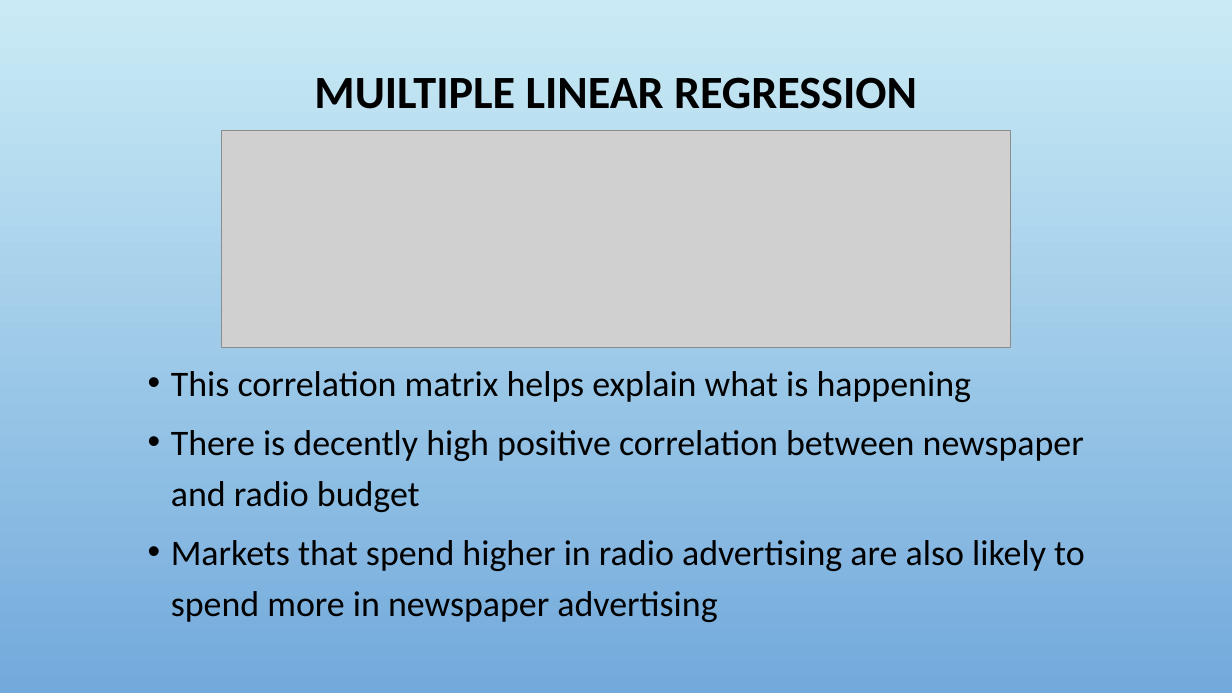
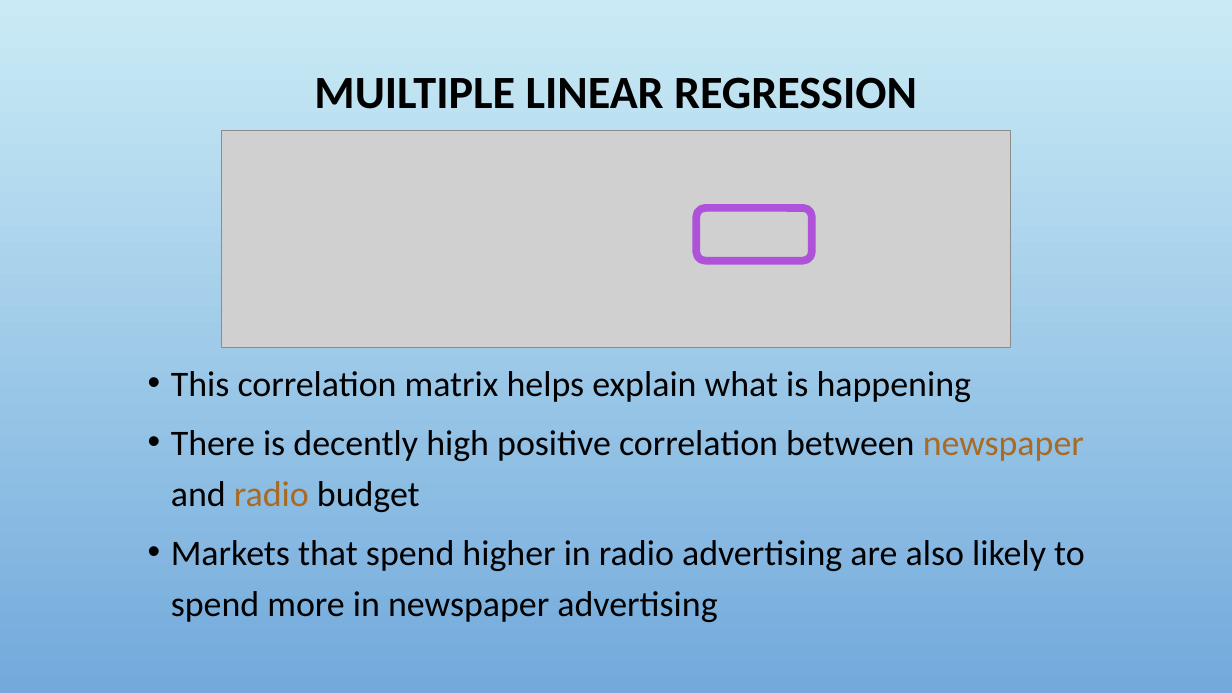
Before and after one commit to fredhutchio/intro-machine-learning, a slide deck: slide 48 of 3. Regression.pptx. Drawn at 1232x693 pixels with LibreOffice and Linux fonts; fonts in the diff are those of the drawing; grey boxes stand for pictures; background and template pictures are left out. Boxes give left, top, right and bottom in pixels: in the first picture for what was removed or moved away, otherwise in the second. Text is boxed around its words. In the diff, an @@ line names an element or a change of style, - is before the commit and + after.

```diff
--- a/3. Regression.pptx
+++ b/3. Regression.pptx
@@ rounded rectangle added at [697, 208, 812, 261], outline #AE52D9 6 pt @@
@@ text at [171, 430, 1084, 512]: text colour #000000 to #A96A22 in "newspaper radio" @@
```
Also in this commit, not shown: 33 other slides changed, 2 slides added, 1 slide removed.
